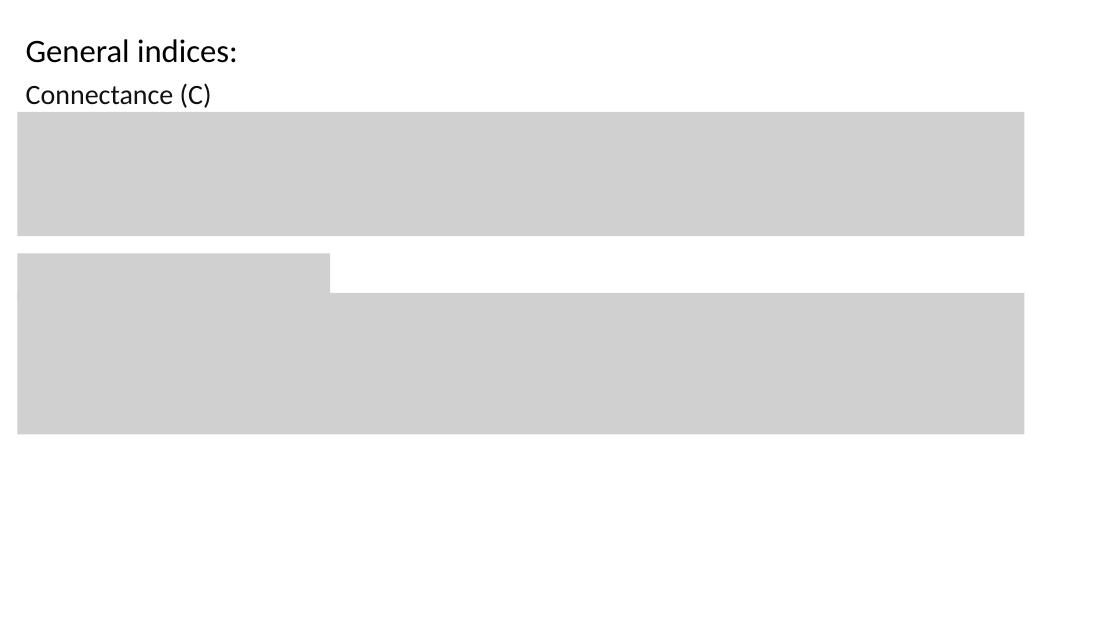
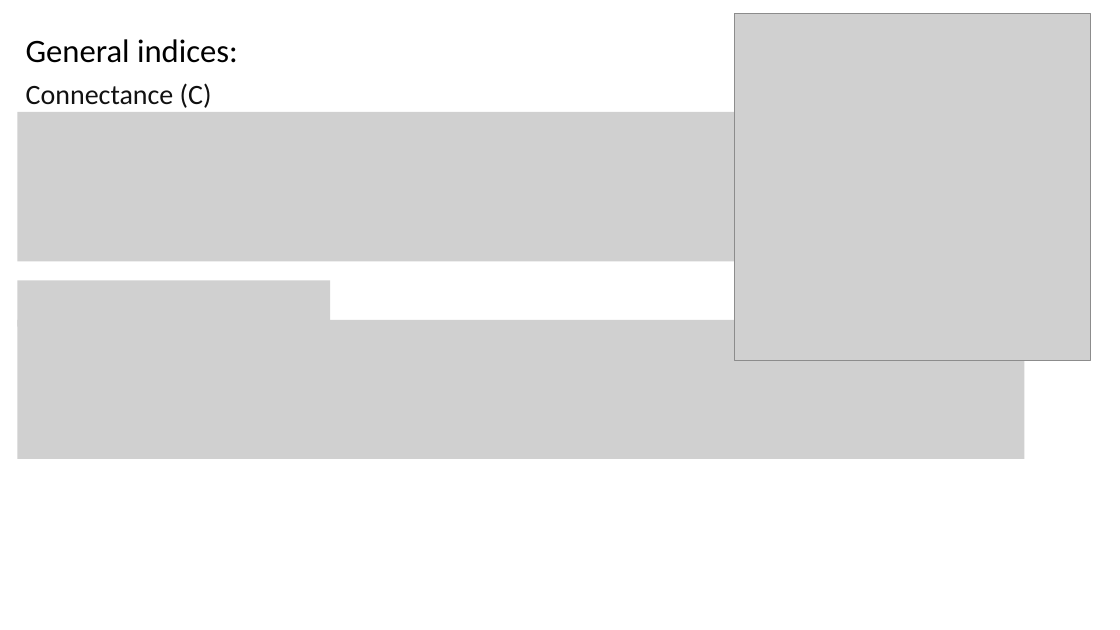
Before and after one commit to chueh1115/GPSC_data, a slide deck: slide 6 of context/GCfoodweb_p3.pptx. Drawn at 1120x630 pixels with LibreOffice and Linux fonts; fonts in the diff are those of the drawing; grey boxes stand for pictures. Boxes give left, top, right and bottom in pixels: in the first picture for what was removed or moved away, otherwise in the second. Text is boxed around its words. In the diff, an @@ line names an element or a change of style, - is before the commit and + after.

```diff
--- a/context/GCfoodweb_p3.pptx
+++ b/context/GCfoodweb_p3.pptx
@@ picture added at [734,13,1091,360] @@
@@ picture: place and size @@
-picture at [18,112,1025,236]
+picture at [18,112,744,261]
@@ picture: place and size @@
-picture at [18,254,331,300]
+picture at [18,281,331,327]
@@ picture: place and size @@
-picture at [18,293,1025,434]
+picture at [18,320,1025,460]
```
Also in this commit, not shown: 6 other slides changed, 7 slides added, 14 other files.
